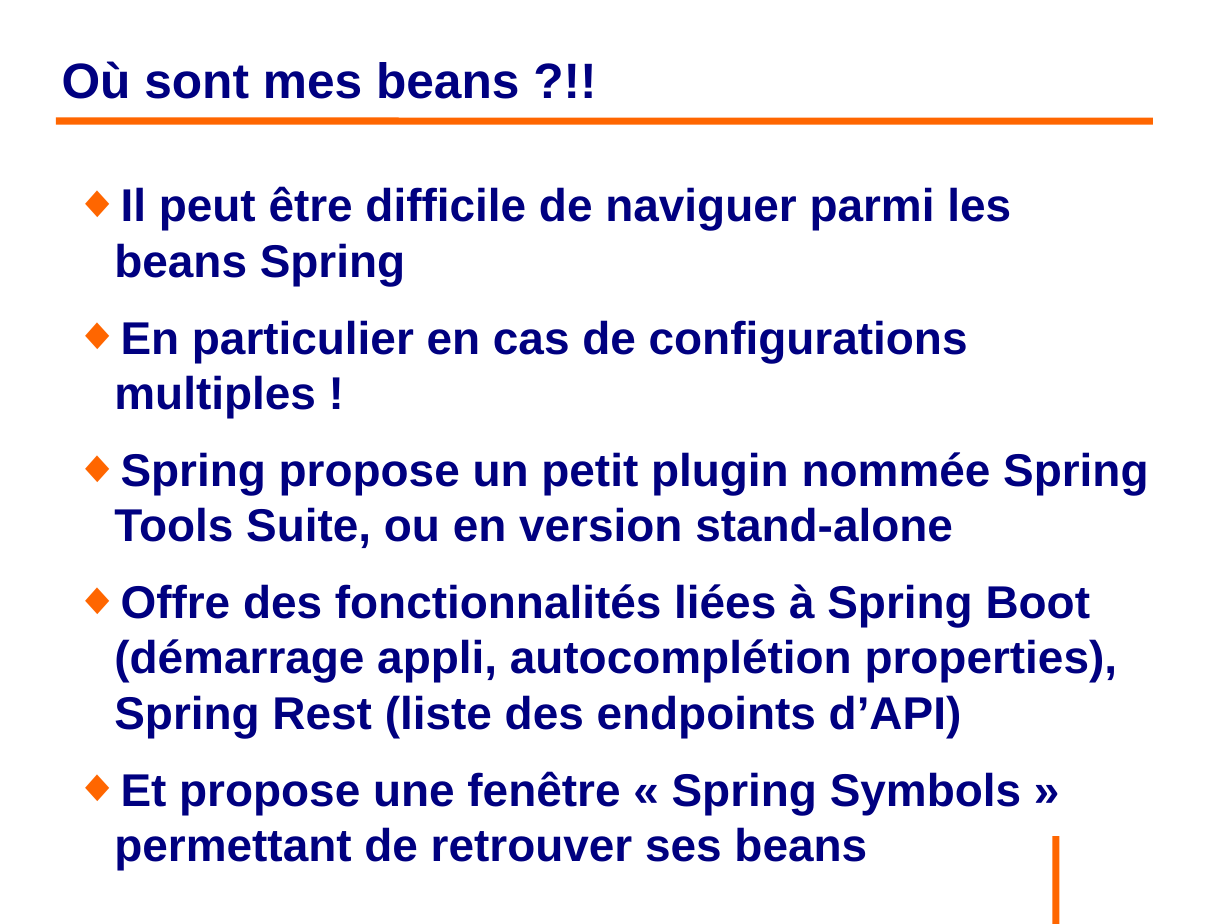
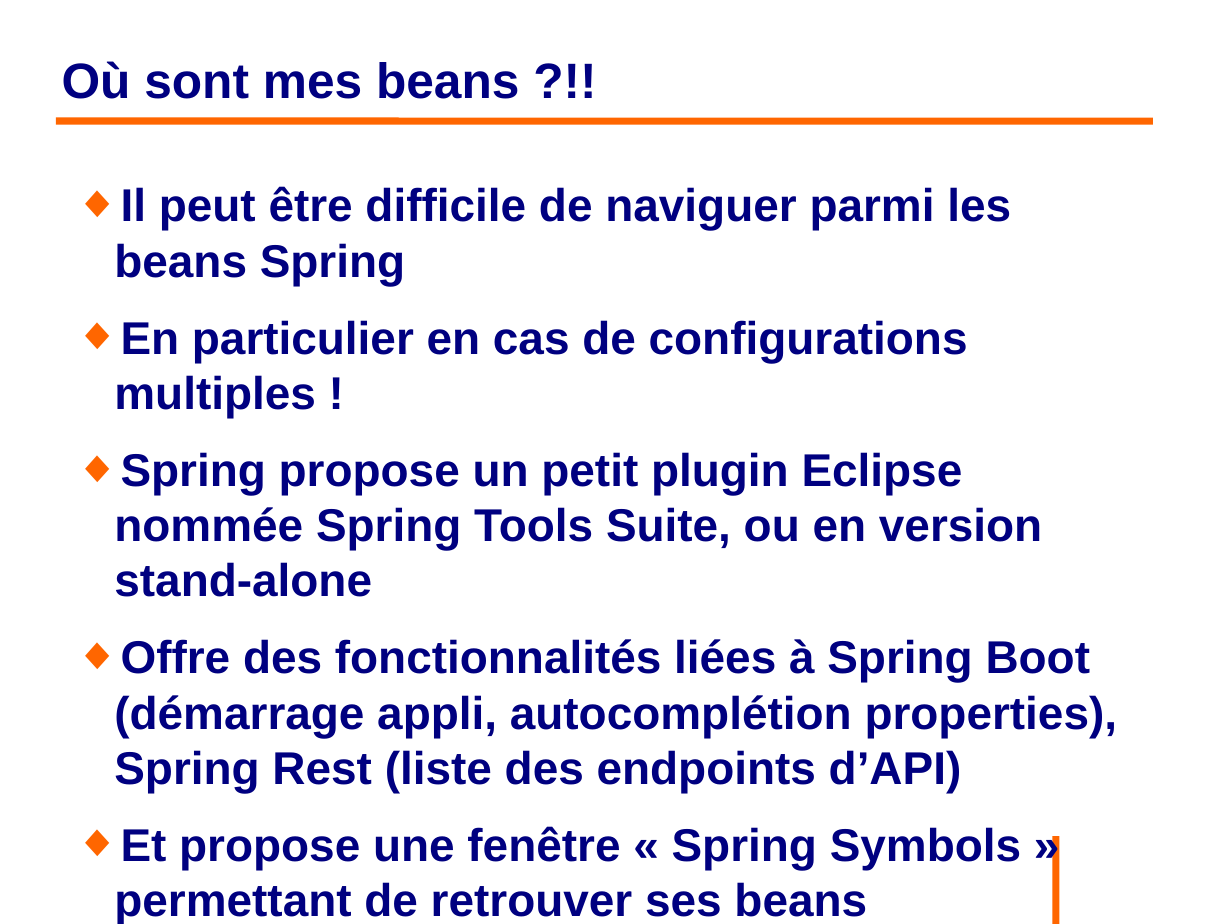
Before and after one commit to philphils/formation-spring, a slide deck: slide 133 of Documentation/diapo_formation_spring.odp. Drawn at 1232x924 pixels with LibreOffice and Linux fonts; fonts in the diff are those of the drawing; background and template pictures are left out. Boxes give left, top, right and bottom in pixels: in the first picture for what was removed or moved away, otherwise in the second. Text is boxed around its words. In the diff, an @@ line names an element or a change of style, - is before the commit and + after.

Commit message:
Finition

```diff
--- a/Documentation/diapo_formation_spring.odp
+++ b/Documentation/diapo_formation_spring.odp
@@ text at bbox=[114, 452, 1042, 597]: text changed @@
-◆ Spring propose un petit plugin nommée Spring Tools Suite, ou en version stand-alone
+◆ Spring propose un petit plugin Eclipse nommée Spring Tools Suite, ou en version stand-alone
```
